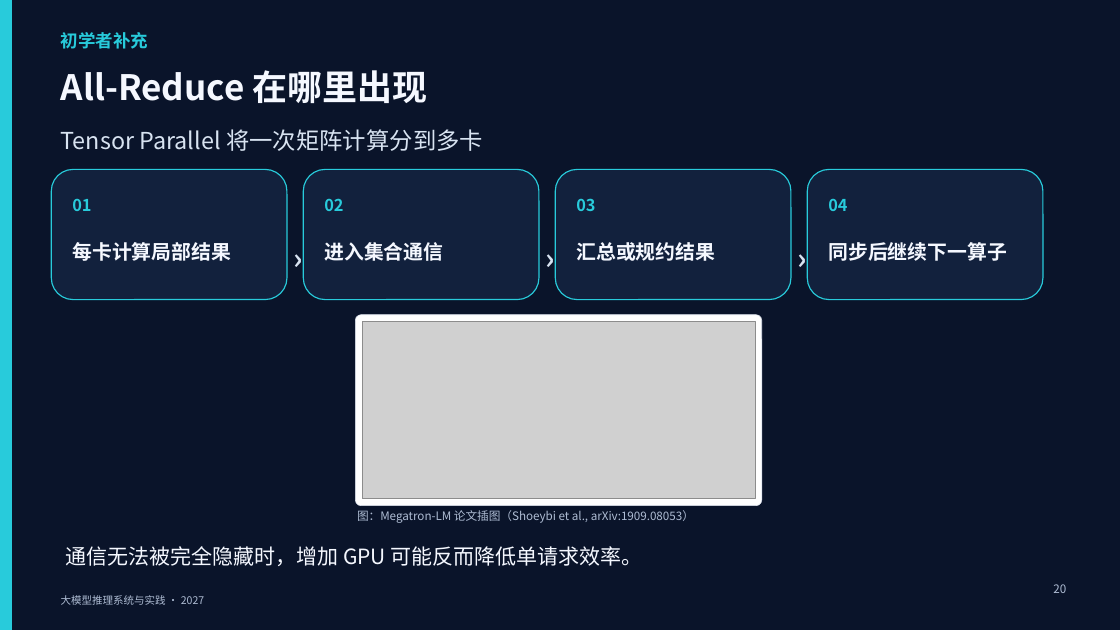
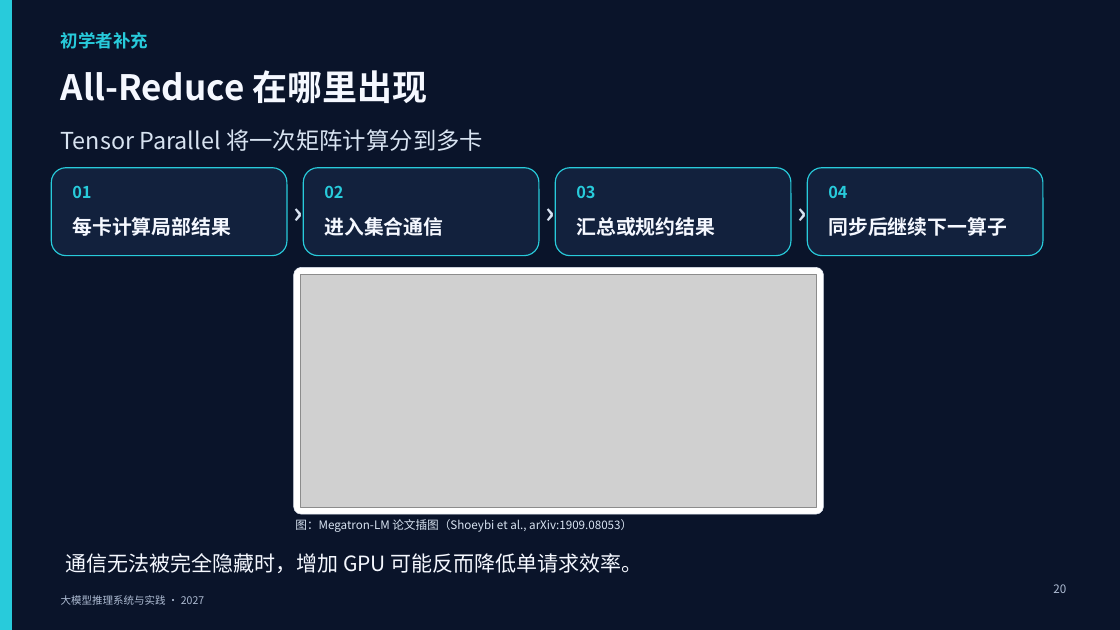
Before and after one commit to vLLM-HUST/intro-to-llm-inference-engines, a slide deck: slide 20 of build/slides/2027/lectures-8-pptx/第05讲_推理系统架构与代码阅读.pptx. Drawn at 1120x630 pixels with LibreOffice and Linux fonts; fonts in the diff are those of the drawing; grey boxes stand for pictures. Boxes give left, top, right and bottom in pixels: in the first picture for what was removed or moved away, otherwise in the second. Text is boxed around its words. In the diff, an @@ line names an element or a change of style, - is before the commit and + after.

```diff
--- a/build/slides/2027/lectures-8-pptx/第05讲_推理系统架构与代码阅读.pptx
+++ b/build/slides/2027/lectures-8-pptx/第05讲_推理系统架构与代码阅读.pptx
@@ rounded rectangle: place and size @@
-rounded rectangle at [51, 170, 287, 300]
+rounded rectangle at [51, 168, 287, 256]
@@ rounded rectangle: place and size @@
-rounded rectangle at [303, 170, 539, 300]
+rounded rectangle at [303, 168, 539, 256]
@@ rounded rectangle: place and size @@
-rounded rectangle at [555, 170, 791, 300]
+rounded rectangle at [555, 168, 791, 256]
@@ rounded rectangle: place and size @@
-rounded rectangle at [807, 170, 1044, 300]
+rounded rectangle at [807, 168, 1044, 256]
@@ 4 texts: place and size @@
-4 texts at [72, 198, 847, 211]
+4 texts at [72, 185, 847, 198]
@@ 3 texts: place and size @@
-3 texts at [287, 236, 807, 280]
+3 texts at [287, 190, 807, 234]
@@ 4 texts: place and size @@
-4 texts at [72, 242, 1007, 261]
+4 texts at [72, 217, 1007, 236]
@@ rounded rectangle: place and size @@
-rounded rectangle at [355, 315, 762, 506]
+rounded rectangle at [294, 267, 824, 514]
@@ picture: place and size @@
-picture at [362, 322, 755, 499]
+picture at [301, 274, 818, 507]
@@ text "图：Megatron-LM 论文插图（Shoeybi et al., arXiv:1909.08053）": place and size @@
-text "图：Megatron-LM 论文插图（Shoeybi et al., arXiv:1909.08053）" at [357, 510, 694, 523]
+text "图：Megatron-LM 论文插图（Shoeybi et al., arXiv:1909.08053）" at [295, 519, 632, 532]
@@ text "图：Megatron-LM 论文插图（Shoeybi et al., arXiv:1909.08053）" at [295, 519, 632, 532]: text colour #AEBCD3 to #D8E3F1 @@
@@ text "通信无法被完全隐藏时，增加 GPU 可能反而降低单请求效率。": place and size @@
-text "通信无法被完全隐藏时，增加 GPU 可能反而降低单请求效率。" at [65, 546, 643, 566]
+text "通信无法被完全隐藏时，增加 GPU 可能反而降低单请求效率。" at [65, 553, 643, 573]
```
Also in this commit, not shown: 10 other slides changed, 5 other files.
